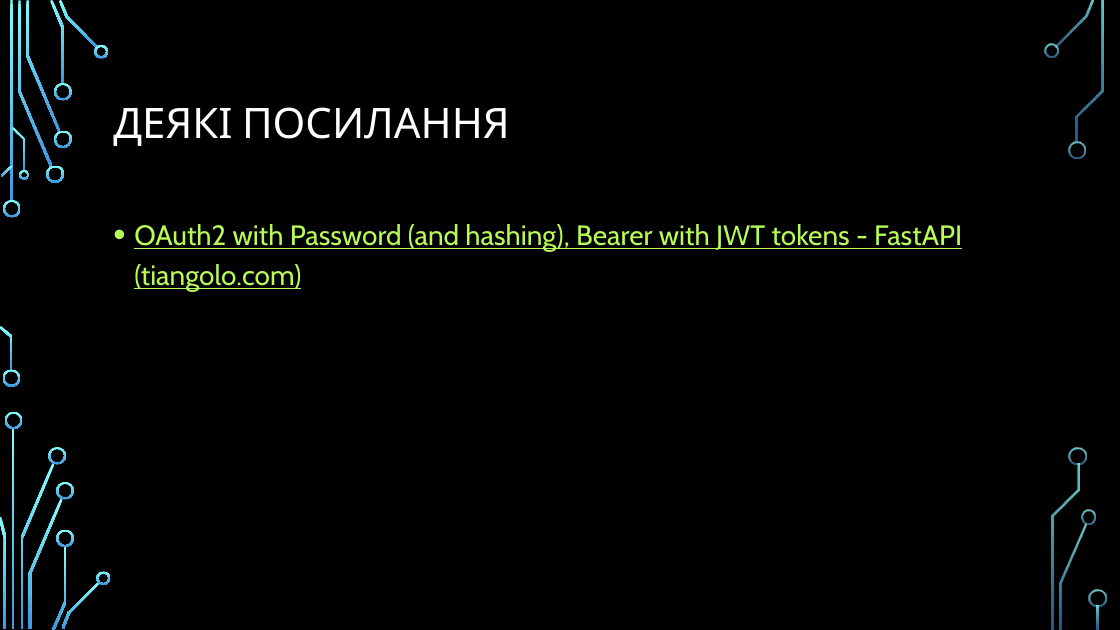
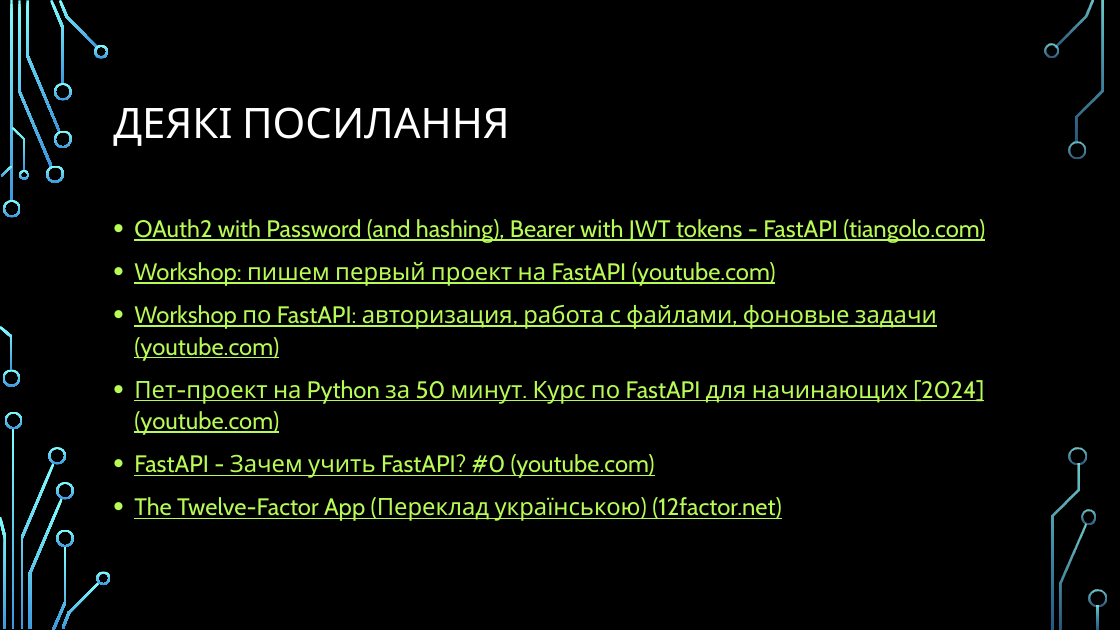
Before and after one commit to VasylKolomiiets/Lesson_11_fastAPI, a slide deck: slide 8 of FastAPI.pptx (slide 7 before the commit). Drawn at 1120x630 pixels with LibreOffice and Linux fonts; fonts in the diff are those of the drawing; background and template pictures are left out. Boxes give left, top, right and bottom in pixels: in the first picture for what was removed or moved away, otherwise in the second. Text is boxed around its words. In the diff, an @@ line names an element or a change of style, - is before the commit and + after.

```diff
--- a/FastAPI.pptx
+++ b/FastAPI.pptx
@@ text at <box>134,219,985,243</box>: size 24 to 20.4 pt in "OAuth2 with Password (and hashing), Bearer with ..."; line spacing 1.2 to 1.1 @@
@@ text at <box>134,262,984,521</box>: paragraphs added @@
+• Workshop: пишем первый проект на FastAPI (youtube.com)
+• Workshop по FastAPI: авторизация, работа с файлами, фоновые задачи (youtube.com)
+• Пет-проект на Python за 50 минут. Курс по FastAPI для начинающих [2024] (youtube.com)
+• FastAPI - Зачем учить FastAPI? #0 (youtube.com)
+• The Twelve-Factor App (Переклад українською) (12factor.net)
```
Also in this commit, not shown: 1 slide added, 3 other files.
